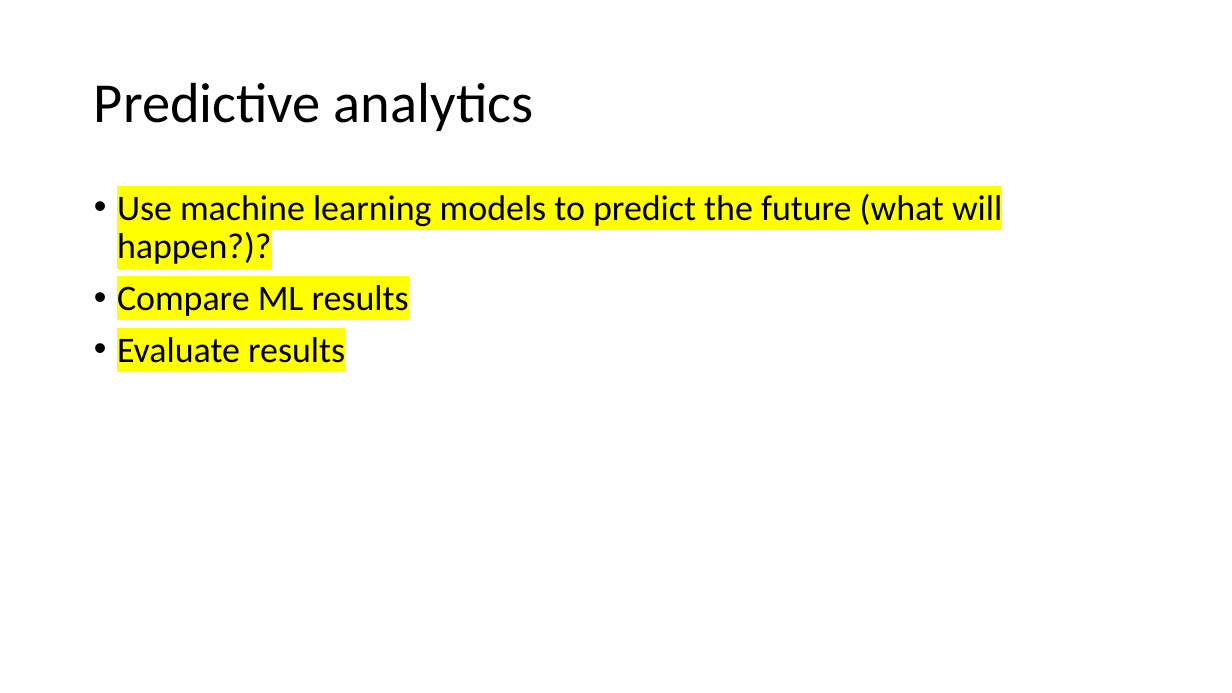
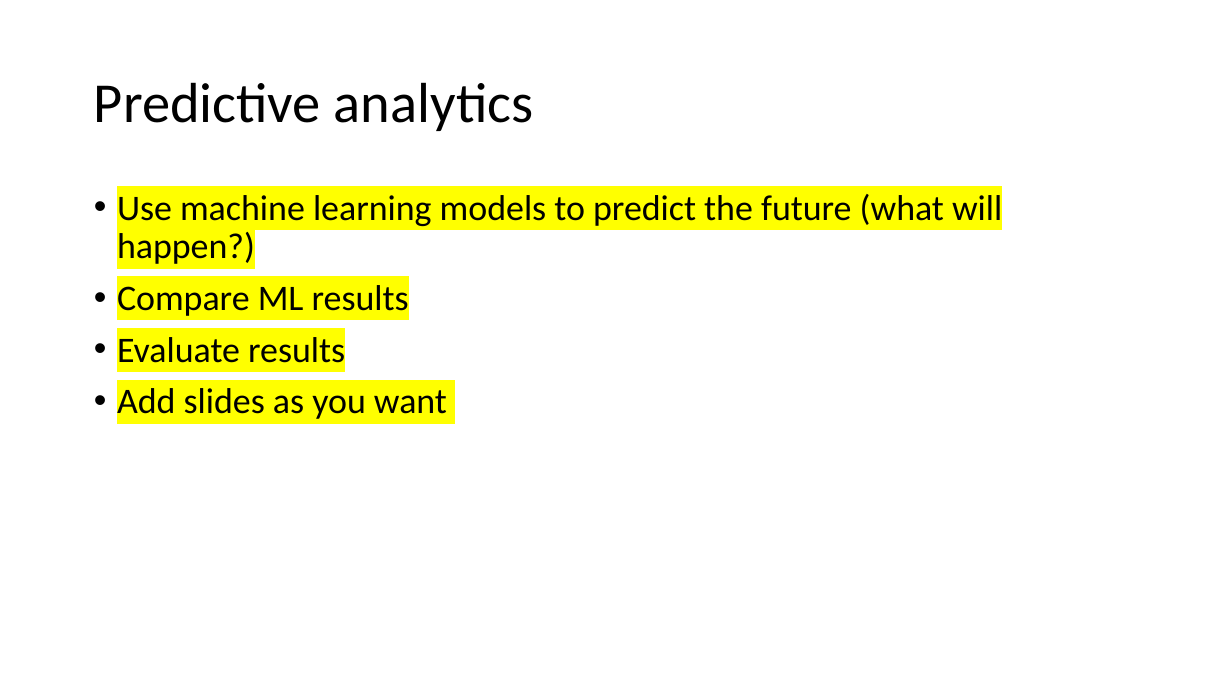
Before and after one commit to motazsaad/Data-Science-CSCI-3320, a slide deck: slide 13 of Project Presentation Template.pptx. Drawn at 1232x693 pixels with LibreOffice and Linux fonts; fonts in the diff are those of the drawing. Boxes give left, top, right and bottom in pixels: in the first picture for what was removed or moved away, otherwise in the second. Text is boxed around its words. In the diff, an @@ line names an element or a change of style, - is before the commit and + after.

```diff
--- a/Project Presentation Template.pptx
+++ b/Project Presentation Template.pptx
@@ text at [117,194,1002,264]: text changed @@
-• Use machine learning models to predict the future (what will happen?)?
+• Use machine learning models to predict the future (what will happen?)
@@ text at [117,388,447,419]: paragraph added @@
+• Add slides as you want
```
Also in this commit, not shown: 3 other slides changed, 2 slides added.
